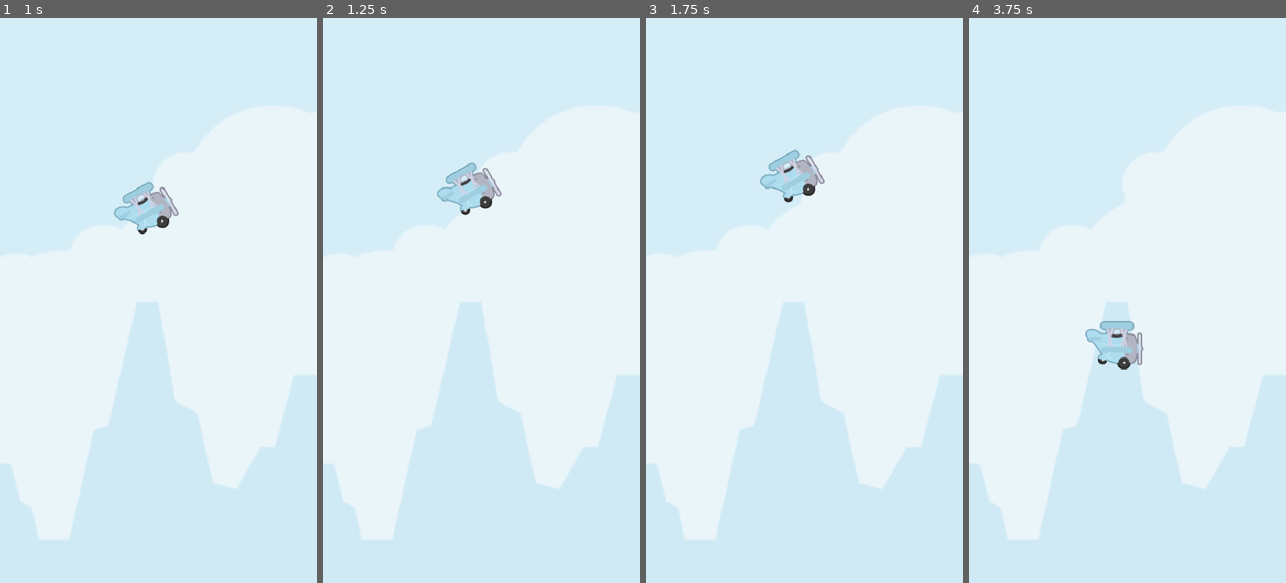
Above: before the commit, frames 1-4 (left to right).
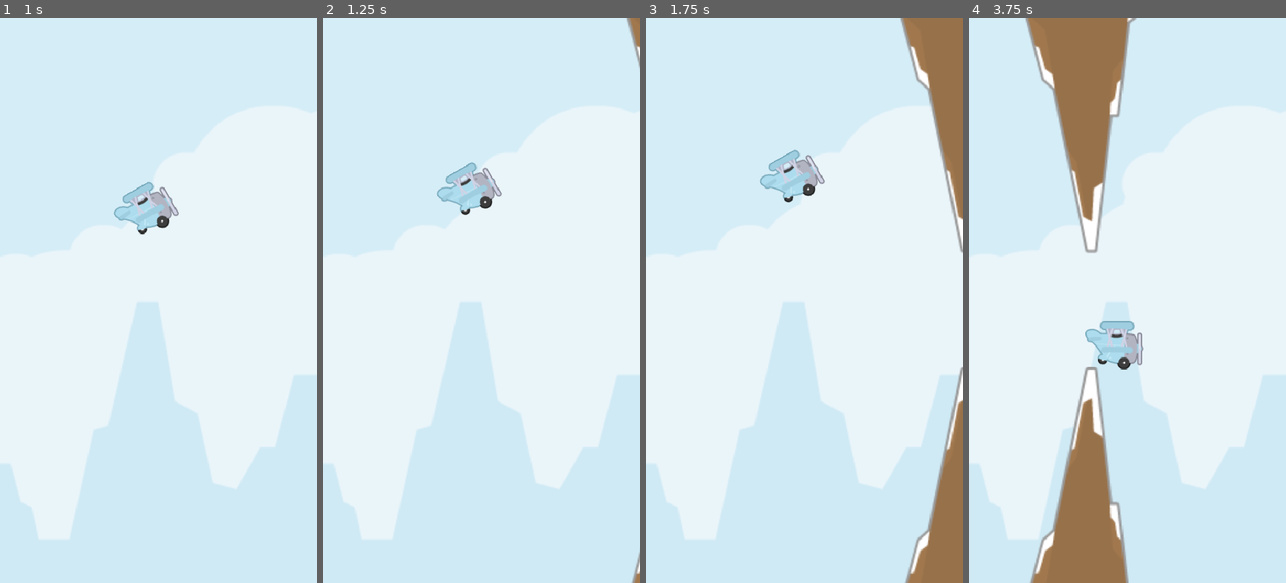
Above: after the commit, the same moments.

Repository: Thioalejo/flappybird
Game: Godot game, scene res://Scene/main/main.tscn
Two runs of this game, one before a commit and one after it. Both use one fixed random seed, a clock stepped at 60 frames per second and the inputs below.
Inputs:
- Up to frame 1 (1 s): tap Enter at 0.5 s; tap Space (jump) at 0.77 s
- Up to frame 2 (1.25 s): no input
- Up to frame 3 (1.75 s): tap Space (jump) at 1.52 s
- Up to frame 4 (3.75 s): tap Space (jump) at 3.02 s

Frame 1 is identical in both runs. In frame 2, 0.3% of the frame differs, in the area x 95-100%, y 0-100%; in frame 3, 7.0%; in frame 4, 13%, in the area x 17-53%, y 0-100%.

Commit message:
Se implementan ostaculos y logica para colision

Diff:
--- /dev/null
+++ b/Obstacle/obstacle.gd
@@ -0,0 +1,12 @@
+extends Node2D
+
+signal on_player_crashed # player a collisionado
+
+@export var move_speed:= 150.0
+
+func _process(delta: float) -> void:
+	position.x -= move_speed * delta
+
+#Señal reutilizada para ostaculo top y botton
+func _on_area_body_entered(body: Node2D) -> void:
+	on_player_crashed.emit()
--- /dev/null
+++ b/Obstacle/obstacle.tscn
@@ -0,0 +1,30 @@
+[gd_scene load_steps=4 format=3 uid="uid://b7x0dc704ev43"]
+
+[ext_resource type="Script" uid="uid://1p3xpyvbv0ya" path="res://Obstacle/obstacle.gd" id="1_0gd4u"]
+[ext_resource type="Texture2D" uid="uid://cqejf74ebsjqx" path="res://Assets/Sprites/rockSnowDown.png" id="1_af075"]
+[ext_resource type="Texture2D" uid="uid://dtfi2ha7ihubr" path="res://Assets/Sprites/rockSnow.png" id="2_0gd4u"]
+
+[node name="Obstacle" type="Node2D"]
+scale = Vector2(2, 2)
+script = ExtResource("1_0gd4u")
+
+[node name="TopArea" type="Area2D" parent="."]
+position = Vector2(0, -250)
+
+[node name="Sprite2D" type="Sprite2D" parent="TopArea"]
+texture = ExtResource("1_af075")
+
+[node name="CollisionPolygon2D" type="CollisionPolygon2D" parent="TopArea"]
+polygon = PackedVector2Array(-53, -119, 53, -119, 16, 118, 7, 118)
+
+[node name="BottonArea" type="Area2D" parent="."]
+position = Vector2(0, 75)
+
+[node name="Sprite2D" type="Sprite2D" parent="BottonArea"]
+texture = ExtResource("2_0gd4u")
+
+[node name="CollisionPolygon2D" type="CollisionPolygon2D" parent="BottonArea"]
+polygon = PackedVector2Array(9, -117, 15, -118, 54, 118, -54, 119)
+
+[connection signal="body_entered" from="TopArea" to="." method="_on_area_body_entered"]
+[connection signal="body_entered" from="BottonArea" to="." method="_on_area_body_entered"]
--- a/Scene/main/main.gd
+++ b/Scene/main/main.gd
@@ -4,3 +4,7 @@
 
 func _on_player_on_game_started() -> void:
 	print("Funciona")
+
+
+func _on_obstacle_on_player_crashed() -> void:
+	print("Colision")
--- a/Scene/main/main.tscn
+++ b/Scene/main/main.tscn
@@ -1,8 +1,9 @@
-[gd_scene load_steps=4 format=3 uid="uid://xen1e6wtuwdj"]
+[gd_scene load_steps=5 format=3 uid="uid://xen1e6wtuwdj"]
 
 [ext_resource type="Script" uid="uid://24tecyni4vfc" path="res://Scene/main/main.gd" id="1_dwohs"]
 [ext_resource type="Texture2D" uid="uid://duiy5x8u0hr7r" path="res://Assets/background.png" id="1_up8sa"]
 [ext_resource type="PackedScene" uid="uid://bt6e1unmmq4vq" path="res://Scene/Player/player.tscn" id="2_30dud"]
+[ext_resource type="PackedScene" uid="uid://b7x0dc704ev43" path="res://Obstacle/obstacle.tscn" id="4_yhpoe"]
 
 [node name="Main" type="Node2D"]
 script = ExtResource("1_dwohs")
@@ -16,4 +17,8 @@
 [node name="Player" parent="." instance=ExtResource("2_30dud")]
 position = Vector2(220, 358)
 
+[node name="Obstacle" parent="." instance=ExtResource("4_yhpoe")]
+position = Vector2(721, 616)
+
 [connection signal="on_game_started" from="Player" to="." method="_on_player_on_game_started"]
+[connection signal="on_player_crashed" from="Obstacle" to="." method="_on_obstacle_on_player_crashed"]
Not shown, added: Obstacle/obstacle.gd.uid
